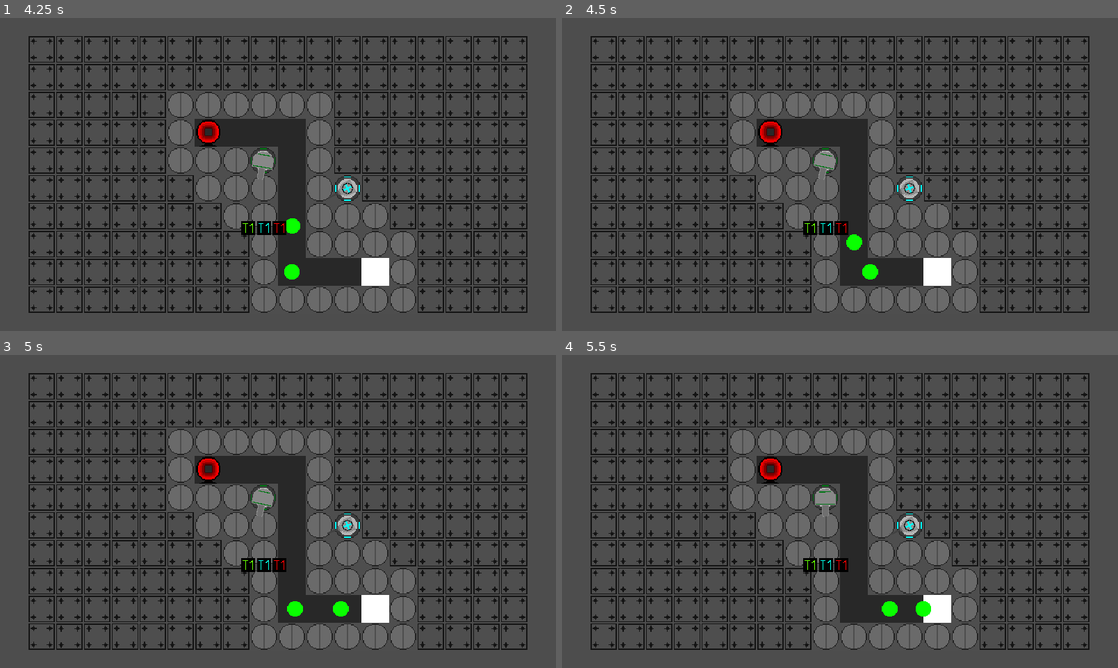
Above: before the commit, frames 1-4 (two rows, left to right).
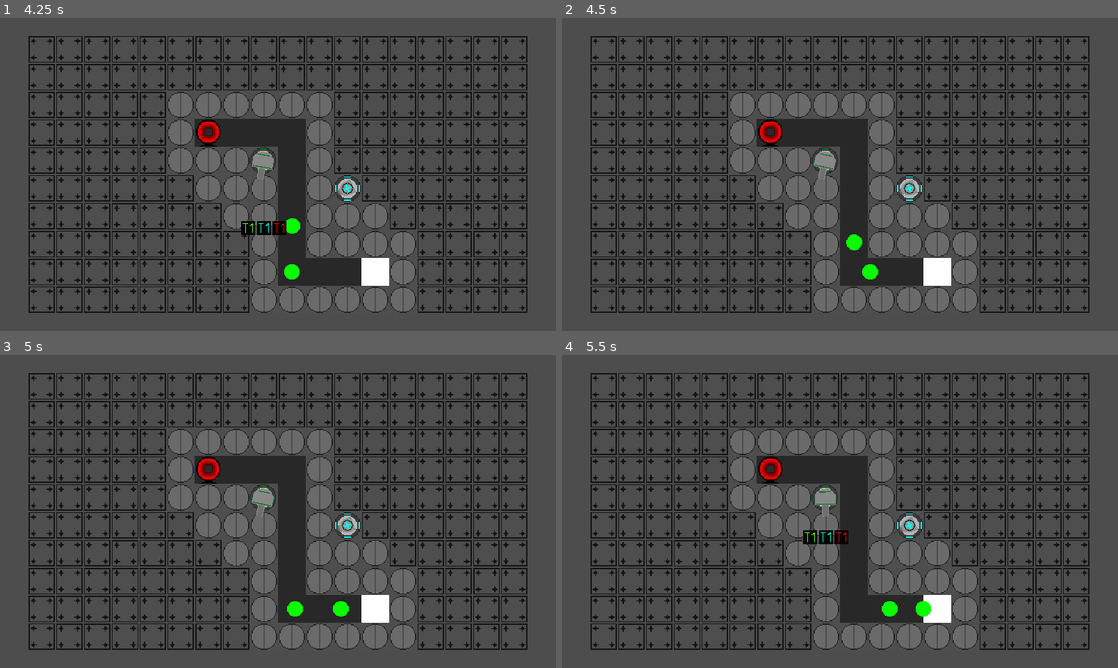
Above: after the commit, the same moments.

Repository: AdamBortt/2DTD
Game: Godot game, scene res://Scenes/scene_handler.tscn
The game is run twice, just before and just after one commit, with the same random seed, the same clock (stepped at 60 frames per second) and the same inputs.
Inputs (mouse positions are in pixels of both pictures, inside the frame that each line leads up to):
- Up to frame 1 (4.25 s): click (278, 99) at 0.5 s; move the mouse to (400, 158) at 1.27 s; click (400, 158) at 1.35 s; move the mouse to (166, 190) at 2.02 s; click (166, 190) at 2.1 s; move the mouse to (333, 105) at 2.77 s; click (333, 105) at 2.85 s; move the mouse to (250, 237) at 3.52 s; click (250, 237) at 3.6 s
- Up to frame 2 (4.5 s): click (812, 227) at 4.25 s
- Up to frame 3 (5 s): no input
- Up to frame 4 (5.5 s): click (828, 564) at 5.02 s

Frame 1 is identical in both runs. In frame 2, 0.3% of the frame differs, in the area x 43-52%, y 64-70%; in frame 3, 0.3%; in frame 4, 0.7%, in the area x 43-52%, y 56-70%.

Commit message:
PurchaseUI now disappears after clicking elsewhere

Diff:
--- a/Scenes/GUI/Purchase.tscn
+++ b/Scenes/GUI/Purchase.tscn
@@ -4,18 +4,11 @@
 [ext_resource type="Texture2D" uid="uid://cx3ljdj6nh7st" path="res://Assets/UI/Purchase/SniperT1_Purchase.png" id="2_huivq"]
 [ext_resource type="Texture2D" uid="uid://cy3eugjdqdpf6" path="res://Assets/UI/Purchase/CannonT1_Purchase.png" id="3_b0xux"]
 
-[node name="Purchase" type="Control"]
-top_level = true
-layout_mode = 3
-anchors_preset = 15
-anchor_right = 1.0
-anchor_bottom = 1.0
-grow_horizontal = 2
-grow_vertical = 2
+[node name="Purchase" type="Node2D"]
 
 [node name="GridContainer" type="GridContainer" parent="."]
+use_parent_material = true
 layout_direction = 2
-layout_mode = 0
 offset_right = 104.0
 offset_bottom = 104.0
 scale = Vector2(0.5, 0.5)
--- a/Scenes/game_scene.gd
+++ b/Scenes/game_scene.gd
@@ -7,10 +7,6 @@
 var enemies_in_wave = 0
 var build_location
 var build_state = false
-
-var purchase_T1_button
-var purchase_T2_button
-var purchase_T3_button
 
 # Called when the node enters the scene tree for the first time.
 func _ready():
@@ -32,16 +28,24 @@
 			var build_location = tile_position
 			print(tile_position)
 			show_ui(tile_position)
+			build_state = true
+		else:
+			if build_state == true:
+				hide_ui()
 
 #pokazanie ui
 func show_ui(title_position):
 	var purchaseUi = load("res://Scenes/GUI/Purchase.tscn")
 	purchase_panel = purchaseUi.instantiate()
 	purchase_panel.set_position(title_position)
-	get_tree().get_root().add_child(purchase_panel)
+	map_node.add_child(purchase_panel)
 	for i in get_tree().get_nodes_in_group("build_buttons"):
 		i.connect("pressed", Callable(self, "build_tower").bind(i.get_name()))
-	build_state = true
+
+
+func hide_ui():
+	map_node.get_node("Purchase").queue_free()
+	build_state = false
 
 func build_tower(tower_name):
 	print("build tower triggered", tower_name)
